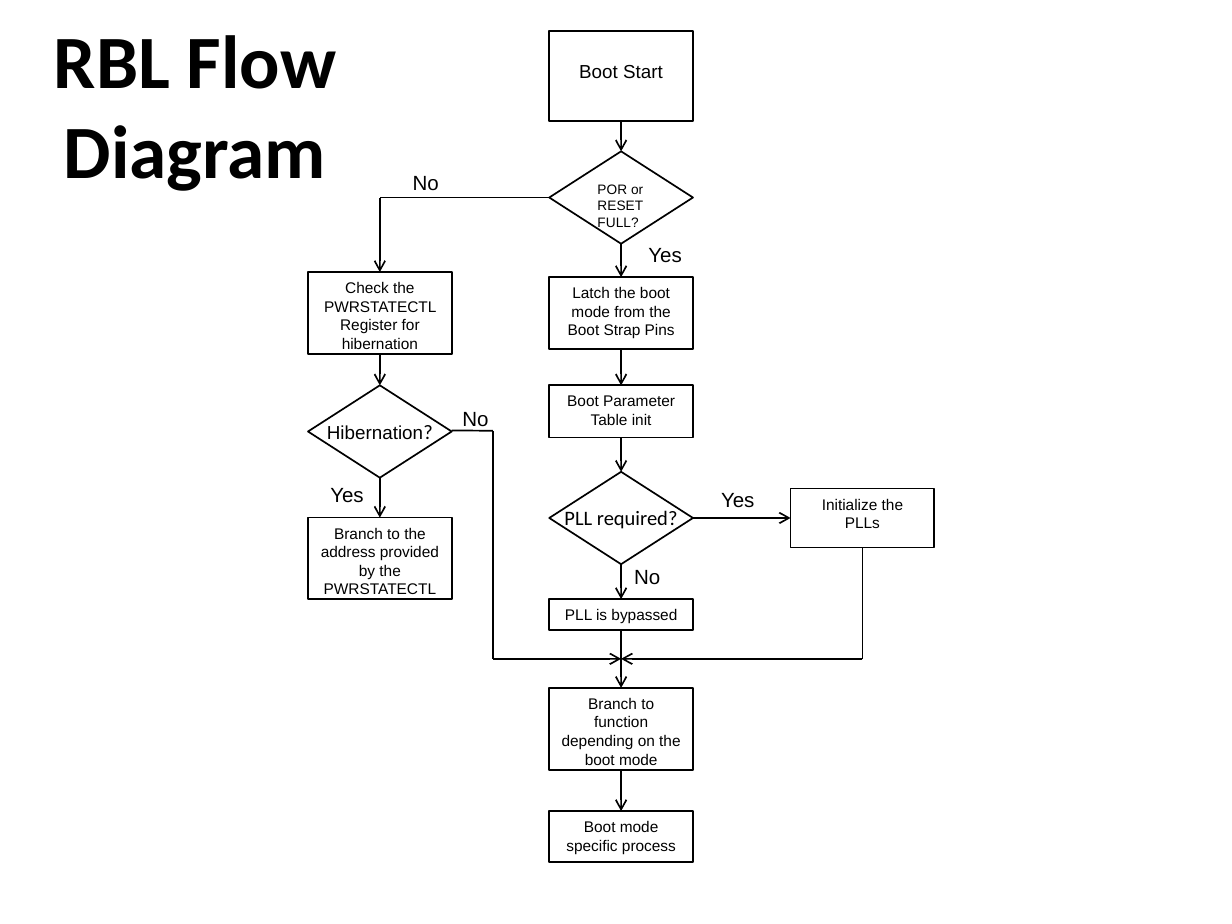
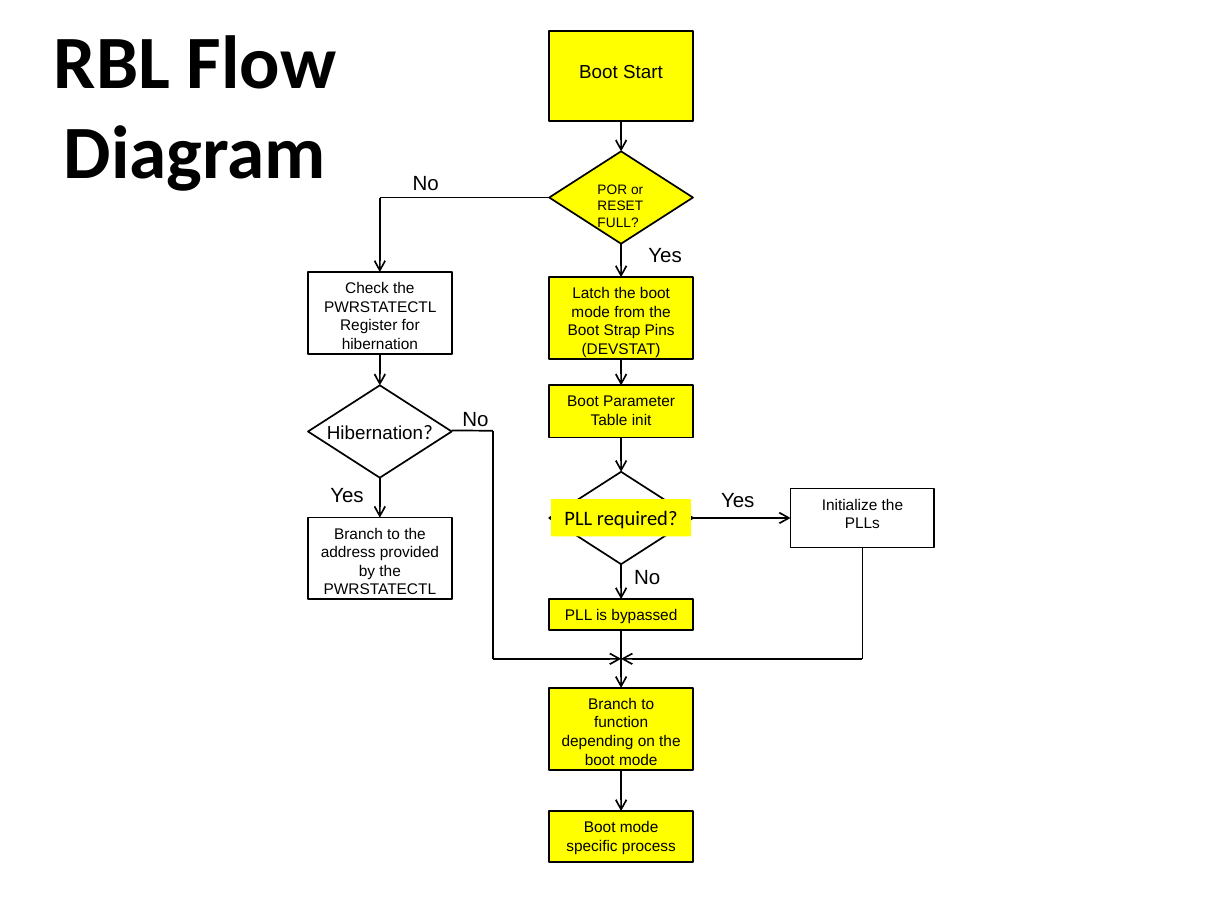
Before and after one commit to hari1989/keystone-workshop, a slide deck: slide 16 of preliminary/Working/presentations/KeyStone_2_ Bootloader_v2.pptx (slide 17 before the commit). Drawn at 1232x924 pixels with LibreOffice and Linux fonts; fonts in the diff are those of the drawing; background and template pictures are left out. Boxes give left, top, right and bottom in pixels: in the first picture for what was removed or moved away, otherwise in the second. Text is boxed around its words. In the diff, an @@ line names an element or a change of style, - is before the commit and + after.

```diff
--- a/preliminary/Working/presentations/KeyStone_2_ Bootloader_v2.pptx
+++ b/preliminary/Working/presentations/KeyStone_2_ Bootloader_v2.pptx
@@ rectangle "Latch the boot mode from ...": place and size @@
-rectangle "Latch the boot mode from ..." at box(549, 277, 694, 349)
+rectangle "Latch the boot mode from ..." at box(549, 277, 694, 360)
@@ text in rectangle at box(582, 343, 661, 357): paragraph added @@
+(DEVSTAT)
@@ arrow moved from (621, 349) - (621, 386) to (621, 360) - (621, 386) @@
@@ fill none to #FFFF00 in 8 elements at box(549, 31, 694, 121), box(549, 152, 694, 244), box(549, 599, 694, 630), box(549, 687, 694, 770), box(549, 811, 694, 862), box(549, 386, 694, 437), box(549, 277, 694, 360), box(551, 499, 691, 536) @@
@@ rectangle "PLL required?": place and size @@
-rectangle "PLL required?" at box(564, 508, 678, 531)
+rectangle "PLL required?" at box(551, 499, 691, 536)
```
Also in this commit, not shown: 11 other slides changed, 8 slides added, 2 slides removed.
